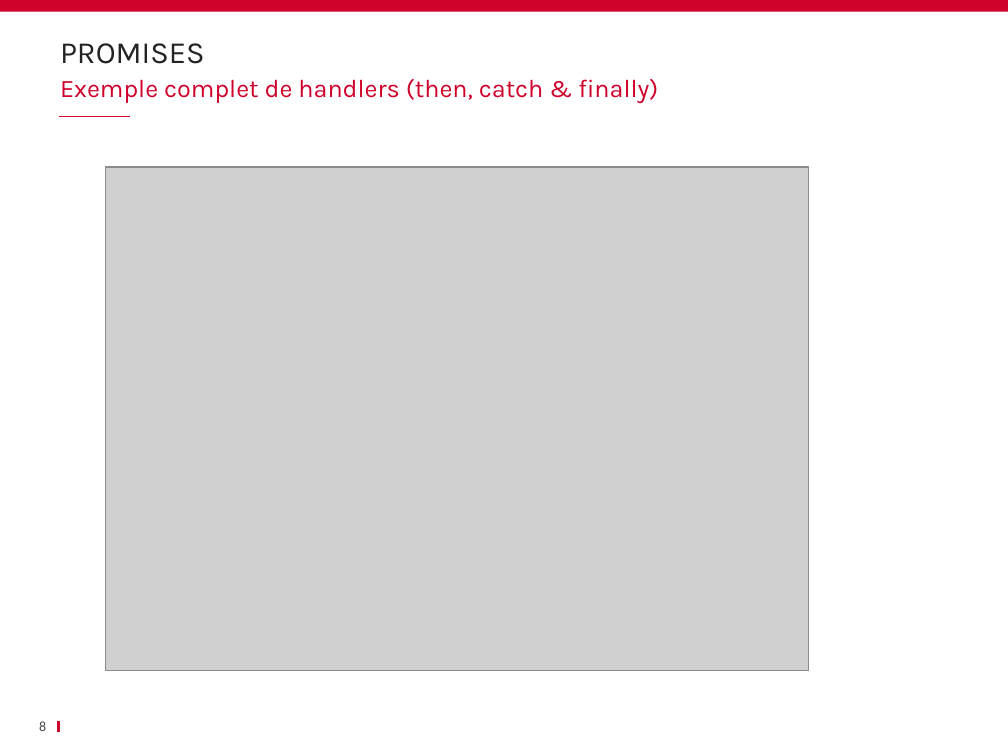
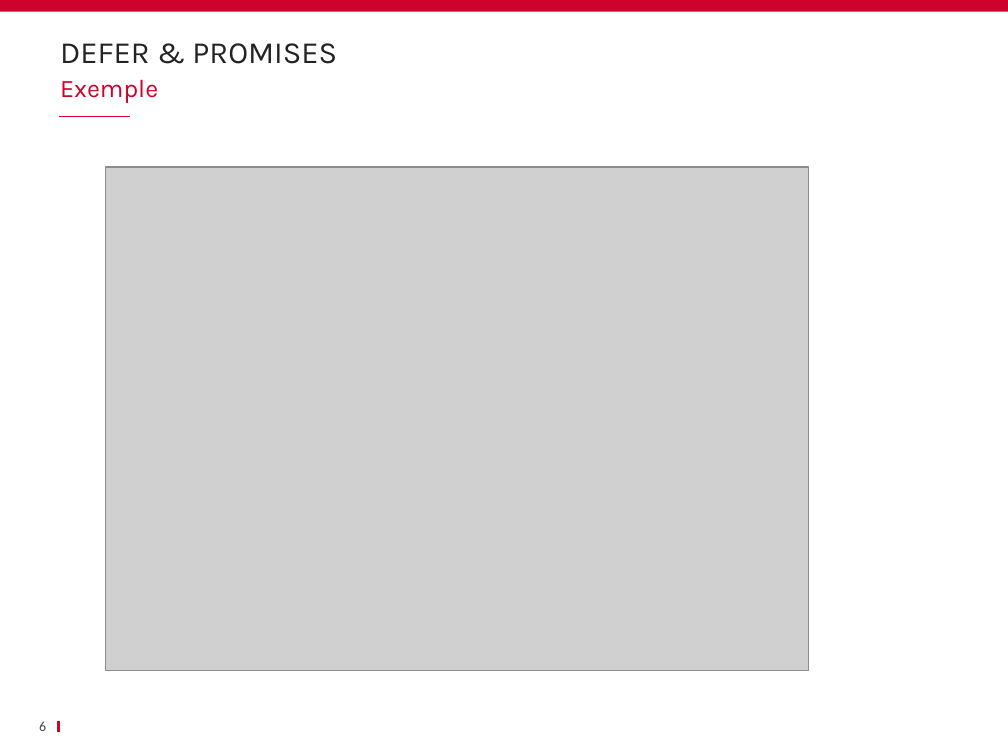
Before and after one commit to ycintre/formation-angularjs, a slide deck: slide 6 of 10 $q/$q.pptx (slide 8 before the commit). Drawn at 1008x756 pixels with LibreOffice and Linux fonts; fonts in the diff are those of the drawing; grey boxes stand for pictures; background and template pictures are left out. Boxes give left, top, right and bottom in pixels: in the first picture for what was removed or moved away, otherwise in the second. Text is boxed around its words. In the diff, an @@ line names an element or a change of style, - is before the commit and + after.

```diff
--- a/10 $q/$q.pptx
+++ b/10 $q/$q.pptx
@@ title at bbox=[60, 43, 337, 64]: text changed @@
-PROMISES
+DEFER & PROMISES
@@ text at bbox=[60, 79, 158, 103]: text changed @@
-Exemple complet de handlers (then, catch & finally)
+Exemple
@@ page number at bbox=[39, 721, 46, 731]: text changed @@
-8
+6
```
Also in this commit, not shown: 6 other slides changed, 2 slides removed.
